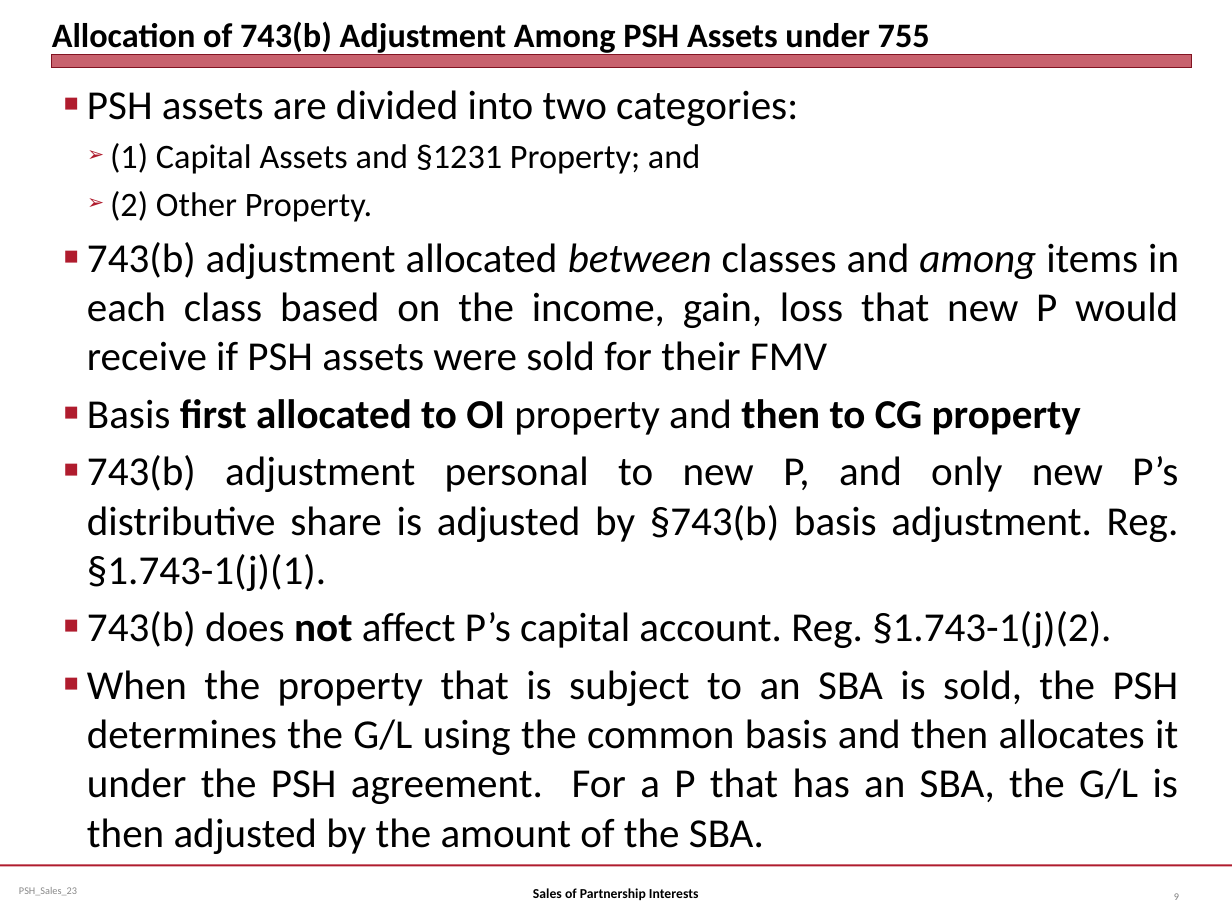
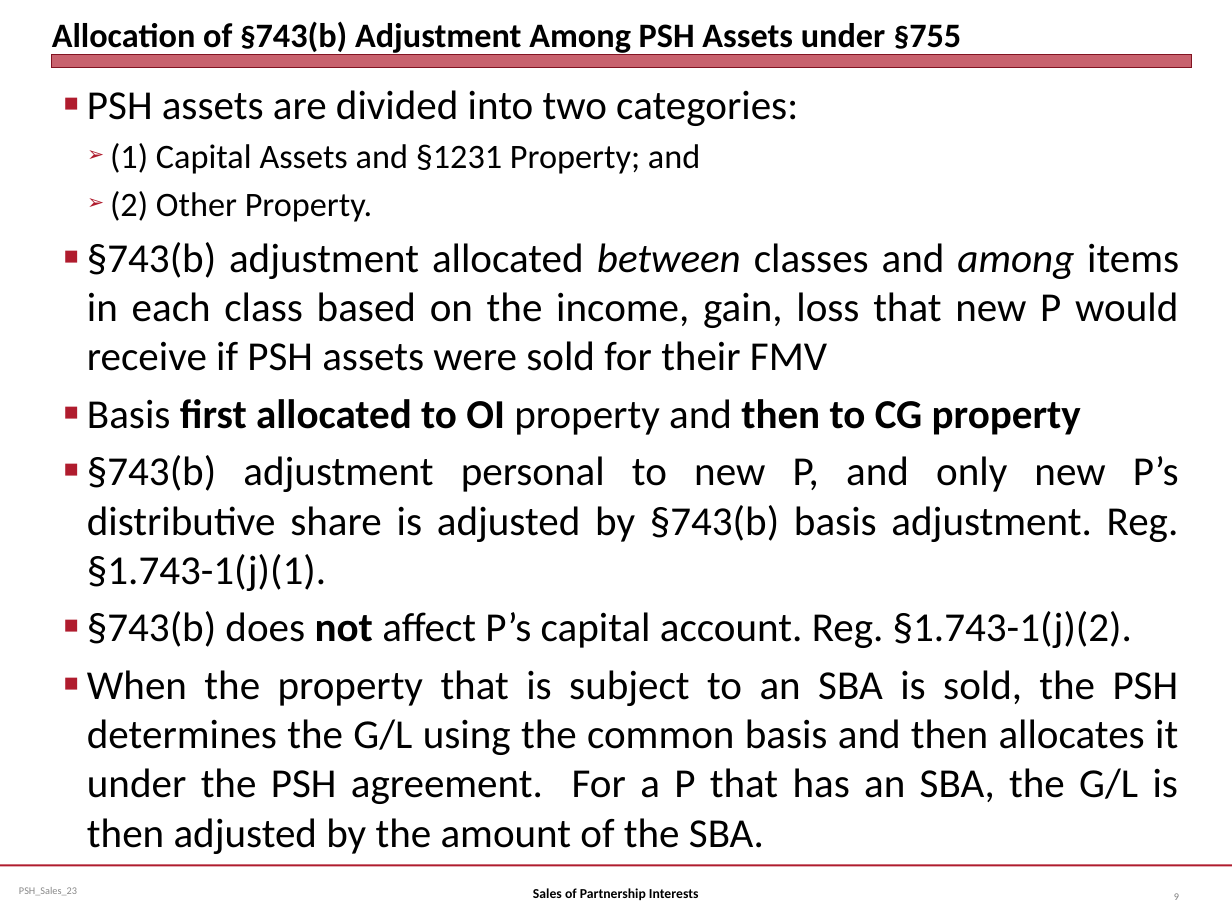
Before and after one commit to jmc877/Partnership-Tax, a slide deck: slide 9 of slides/PSH_Sales_23.pptx. Drawn at 1232x924 pixels with LibreOffice and Linux fonts; fonts in the diff are those of the drawing. Boxes give left, top, right and bottom in pixels: in the first picture for what was removed or moved away, otherwise in the second. Text is boxed around its words. In the diff, an @@ line names an element or a change of style, - is before the commit and + after.

```diff
--- a/slides/PSH_Sales_23.pptx
+++ b/slides/PSH_Sales_23.pptx
@@ title at (52,21,961,56): text changed @@
-Allocation of 743(b) Adjustment Among PSH Assets under 755
+Allocation of §743(b) Adjustment Among PSH Assets under §755
@@ text at (87,242,1179,371): text changed @@
-■ 743(b) adjustment allocated between classes and among items in each class based on the income, gain, loss that new P would receive if PSH assets were sold for their FMV
+■ §743(b) adjustment allocated between classes and among items in each class based on the income, gain, loss that new P would receive if PSH assets were sold for their FMV
@@ text at (87,455,1179,648): text changed @@
-■ 743(b) adjustment personal to new P, and only new P’s distributive share is adjusted by §743(b) basis adjustment. Reg. §1.743-1(j)(1).
-■ 743(b) does not affect P’s capital account. Reg. §1.743-1(j)(2).
+■ §743(b) adjustment personal to new P, and only new P’s distributive share is adjusted by §743(b) basis adjustment. Reg. §1.743-1(j)(1).
+■ §743(b) does not affect P’s capital account. Reg. §1.743-1(j)(2).
```
Also in this commit, not shown: 7 other slides changed.
